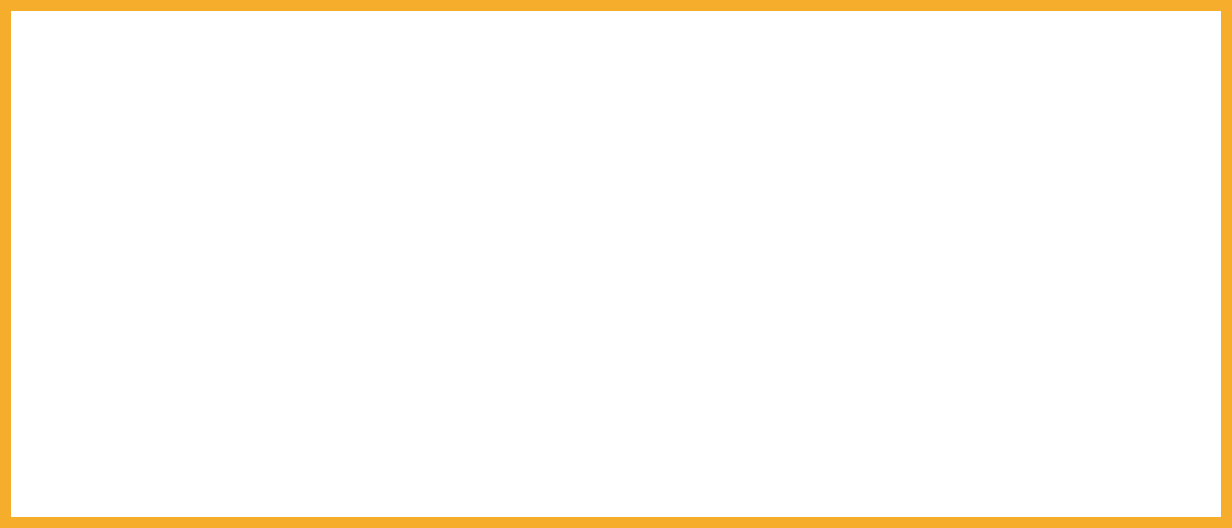
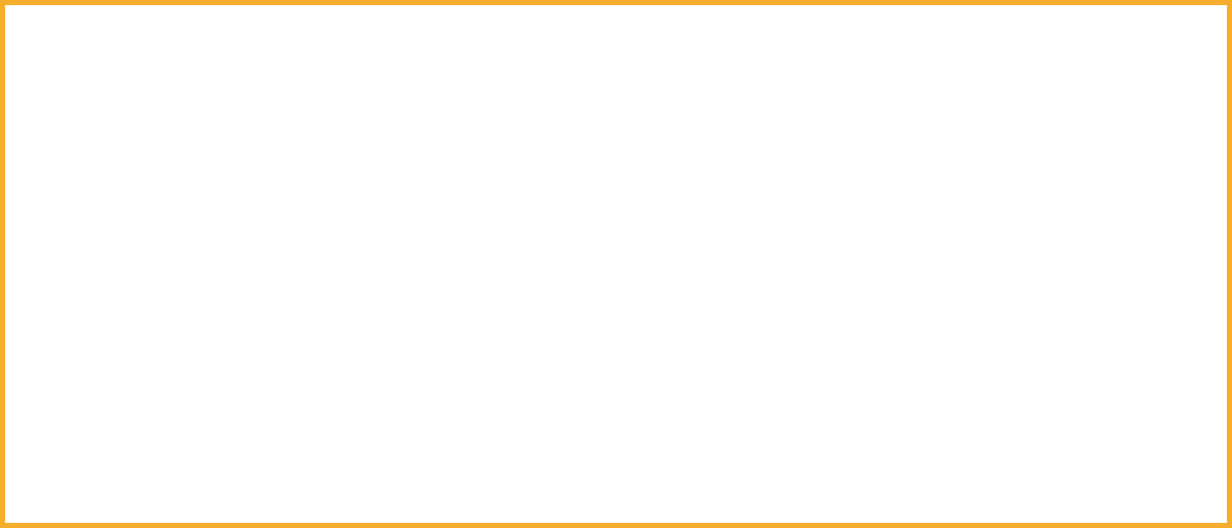
Before and after one commit to Health-RI/semantic-interoperability, a slide deck: slide 1 of docs/assets/images/template.pptx. Drawn at 1232x528 pixels with LibreOffice and Linux fonts; fonts in the diff are those of the drawing. Boxes give left, top, right and bottom in pixels: in the first picture for what was removed or moved away, otherwise in the second. Text is boxed around its words. In the diff, an @@ line names an element or a change of style, - is before the commit and + after.

```diff
--- a/docs/assets/images/template.pptx
+++ b/docs/assets/images/template.pptx
@@ frame at box(0, 0, 1232, 528): proportions changed @@
```
Also in this commit, not shown: 1 slide added, 1 other file.
